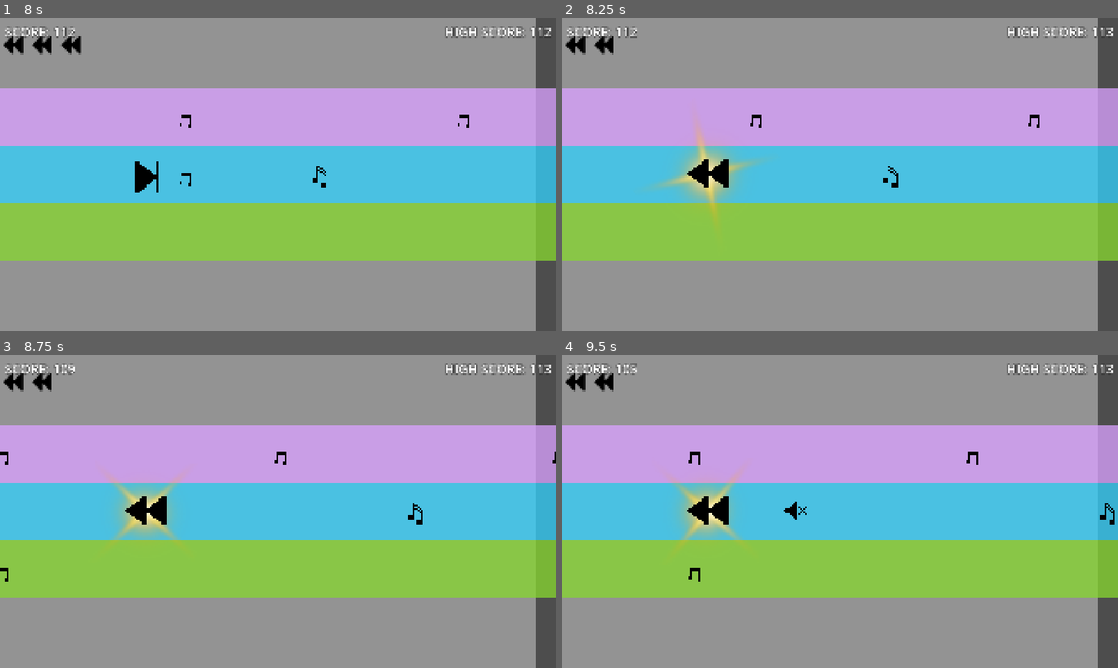
Above: before the commit, frames 1-4 (two rows, left to right).
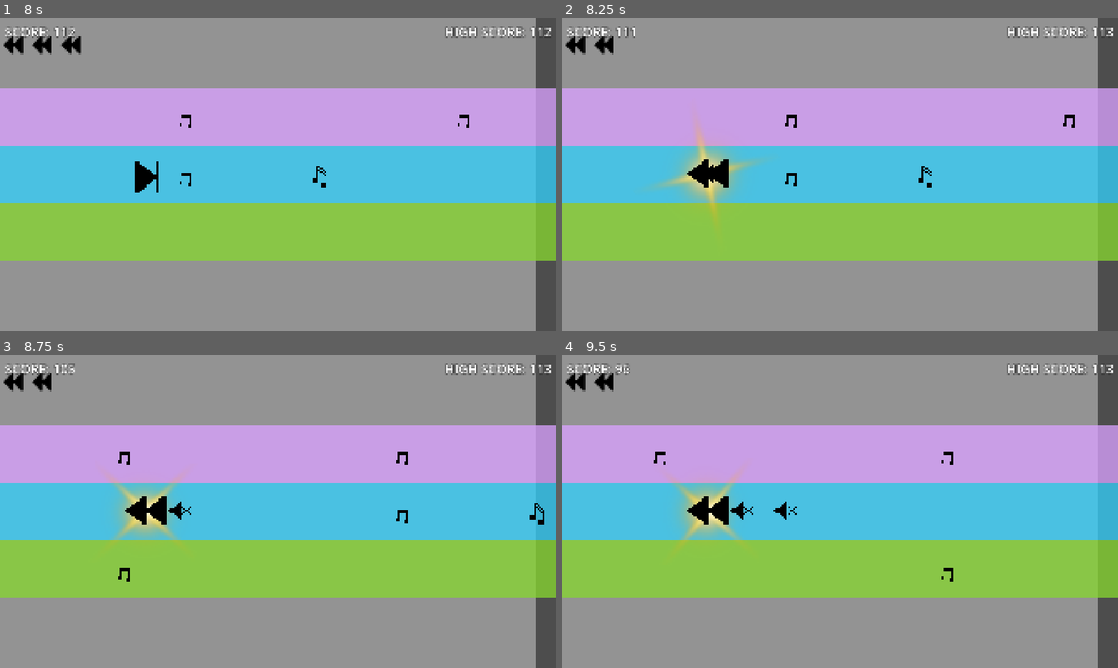
Above: after the commit, the same moments.

Repository: chorwat2137/haven-2026
Game: Godot game, scene res://scenes/main.tscn
The game is run twice, just before and just after one commit, with the same random seed, the same clock (stepped at 60 frames per second) and the same inputs.
Inputs:
- Up to frame 1 (8 s): tap Enter (ui_accept) at 0.5, 0.77, 1.52, 3.02, 3.77, 4.52, 6.02, 6.77, 7.52 s; hold Right (ui_right) 0.53-2.03 s; tap Space (shoot) every 0.75 s from 0.6 to 7.35 s; hold Left (ui_left) 2.03-2.78 s; hold Right (ui_right) 2.78-4.28 s; hold Left (ui_left) 4.28-5.03 s; hold Right (ui_right) 5.03-5.78 s; hold Left (ui_left) 5.78-7.28 s; hold Right (ui_right) from 7.28 s (still down)
- Up to frame 2 (8.25 s): keep holding Right (ui_right); tap Space (shoot) at 8.1 s
- Up to frame 3 (8.75 s): keep holding Right (ui_right)
- Up to frame 4 (9.5 s): keep holding Right (ui_right); tap Space (shoot) at 8.85 s; tap Enter (ui_accept) at 9.02 s

Frame 1 is identical in both runs. In frame 2, 0.4% of the frame differs, in the area x 12-93%, y 3-55%; in frame 3, 0.5%; in frame 4, 0.6%, in the area x 9-100%, y 2-73%.

Commit message:
Automatic sync

Diff:
--- a/scripts/main.gd
+++ b/scripts/main.gd
@@ -159,7 +159,7 @@
 
 	music.start_rewind()
 
-	speed = -abs(START_SPEED * 2)
+	speed = -abs(START_SPEED * 4)
 
 	invincibility()
 
